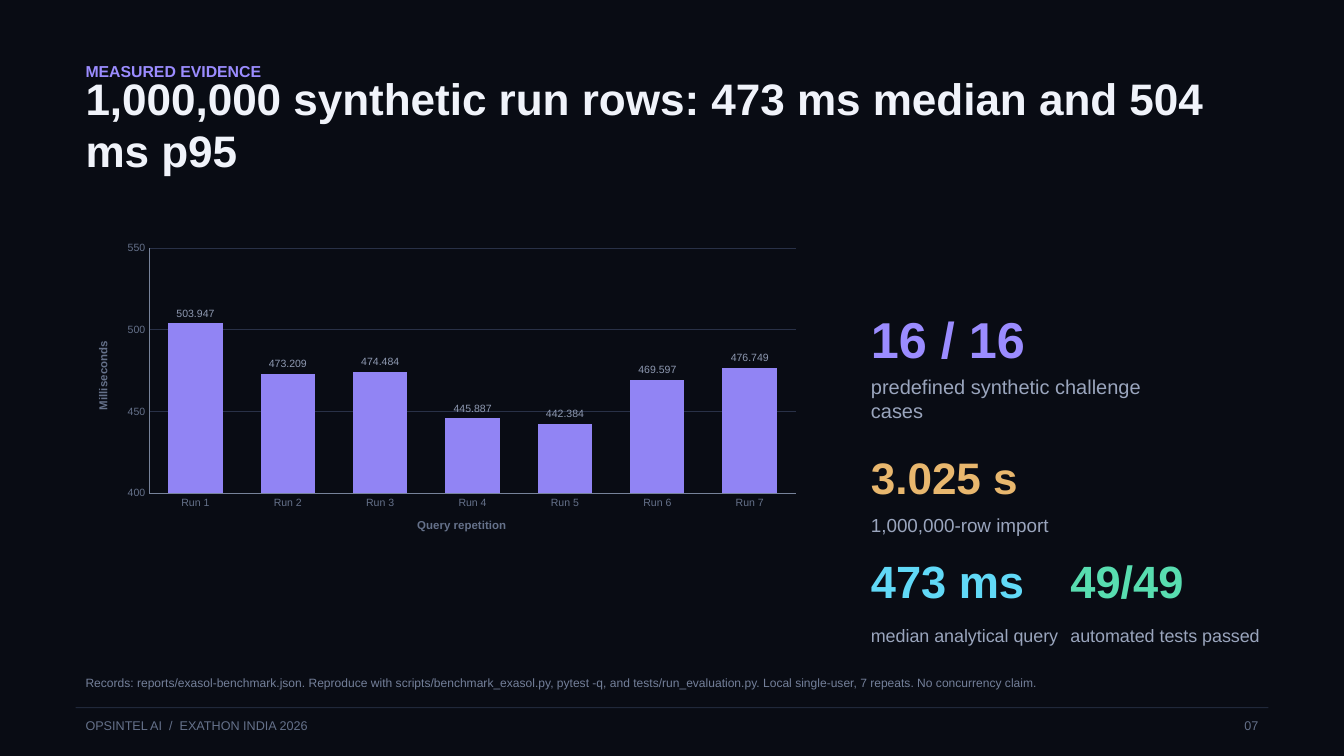
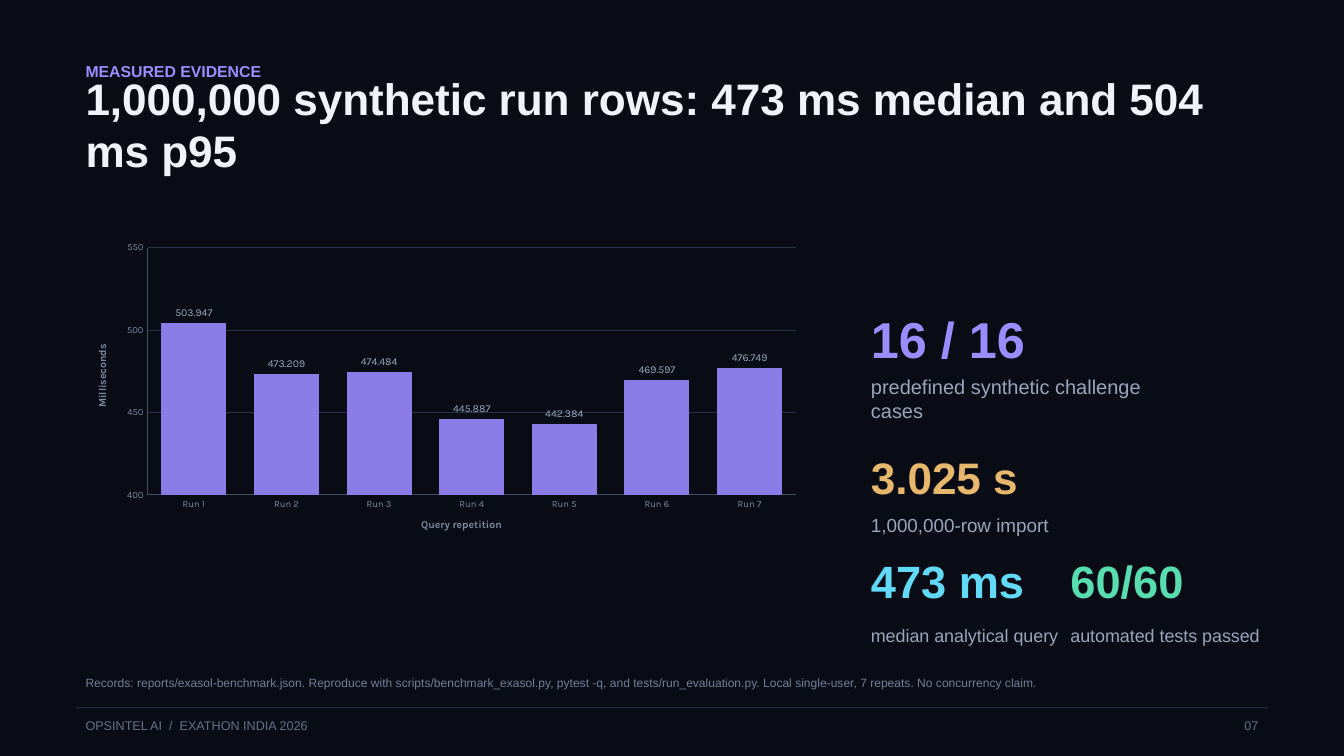
Before and after one commit to Anafa-thabassum/opsintel-ai, a slide deck: slide 7 of submission/opsintel-ai-pitch-deck.pptx. Drawn at 1344x756 pixels with LibreOffice and Linux fonts; fonts in the diff are those of the drawing. Boxes give left, top, right and bottom in pixels: in the first picture for what was removed or moved away, otherwise in the second. Text is boxed around its words. In the diff, an @@ line names an element or a change of style, - is before the commit and + after.

```diff
--- a/submission/opsintel-ai-pitch-deck.pptx
+++ b/submission/opsintel-ai-pitch-deck.pptx
@@ column chart at (x1=76, y1=236, x2=811, y2=551) @@
@@ colour of Series 1 #9184F4 to #8B7CE8 @@
@@ data labels of Series 1 changed @@
@@ category axis changed @@
@@ value axis changed @@
@@ bar spacing changed @@
@@ text at (x1=1070, y1=565, x2=1183, y2=599): text changed @@
-49/49
+60/60
```
Also in this commit, not shown: 1 other slide changed, 10 other files.
